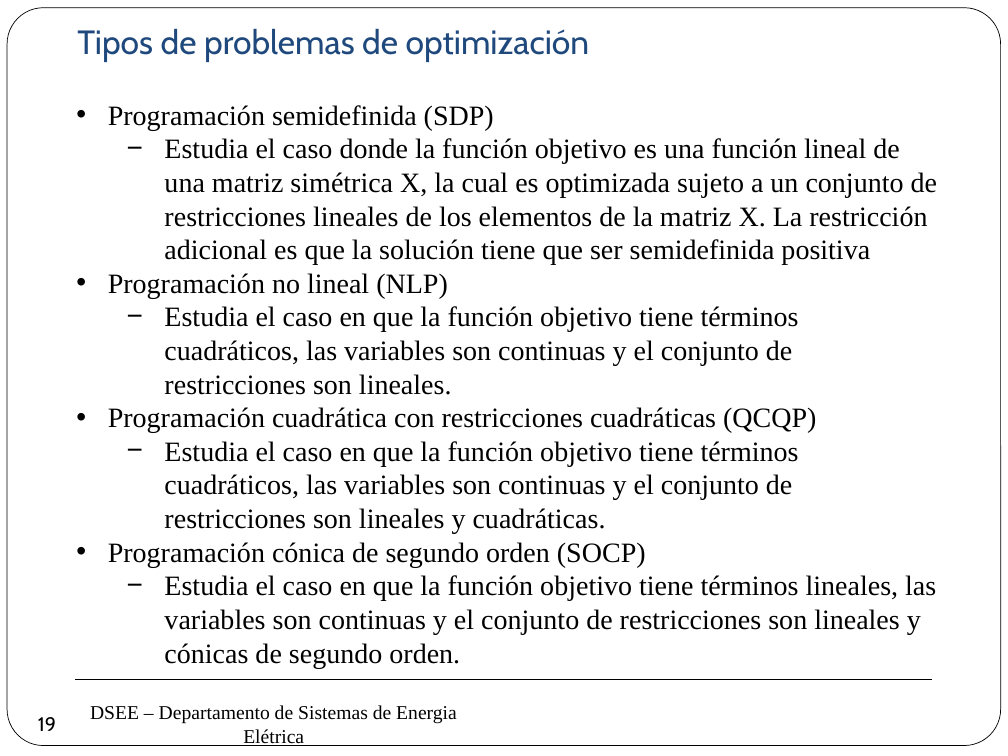
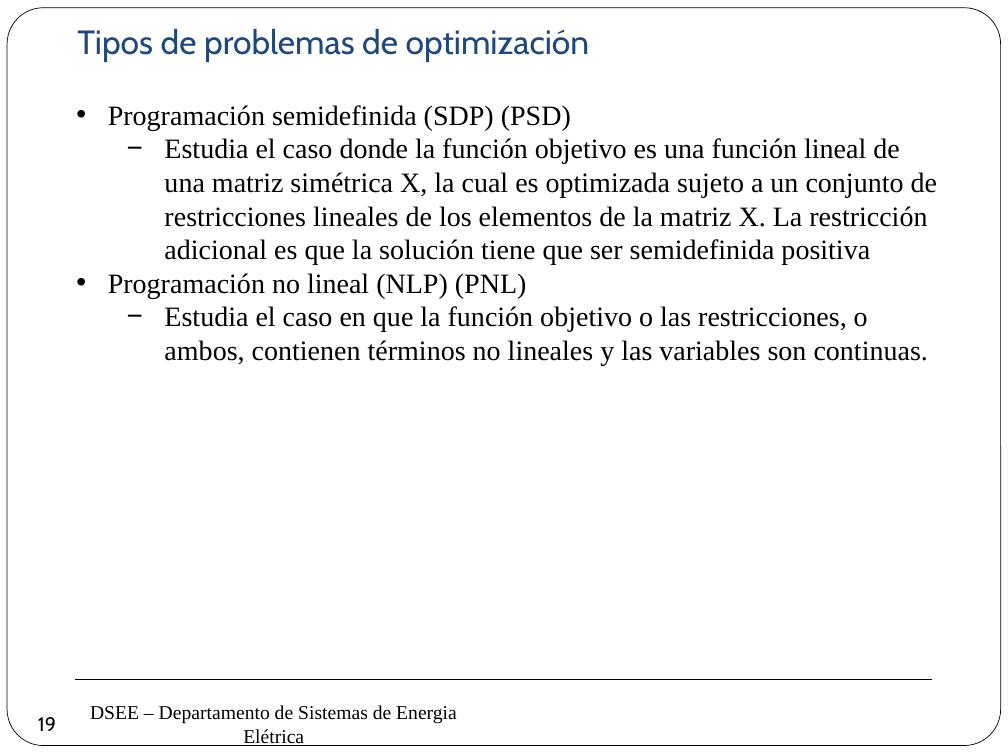
Before and after one commit to erikfilias/Power-Systems-Optimization-using-Julia-Language, a slide deck: slide 19 of 1. Lectures/Introducción a la Optimización aplicada a Sistemas de Energía Eléctrica/Dia 1/2. Modelamiento & Optimizaciónv2.pptx. Drawn at 1008x756 pixels with LibreOffice and Linux fonts; fonts in the diff are those of the drawing; background and template pictures are left out. Boxes give left, top, right and bottom in pixels: in the first picture for what was removed or moved away, otherwise in the second. Text is boxed around its words. In the diff, an @@ line names an element or a change of style, - is before the commit and + after.

```diff
--- a/1. Lectures/Introducción a la Optimización aplicada a Sistemas de Energía Eléctrica/Dia 1/2. Modelamiento & Optimizaciónv2.pptx
+++ b/1. Lectures/Introducción a la Optimización aplicada a Sistemas de Energía Eléctrica/Dia 1/2. Modelamiento & Optimizaciónv2.pptx
@@ text at (108, 105, 571, 130): text changed @@
-• Programación semidefinida (SDP)
+• Programación semidefinida (SDP) (PSD)
@@ text at (108, 273, 928, 365): text changed @@
-• Programación no lineal (NLP)
-  − Estudia el caso en que la función objetivo tiene términos cuadráticos, las variables son continuas y el conjunto de restricciones son lineales.
-• Programación cuadrática con restricciones cuadráticas (QCQP)
-  − Estudia el caso en que la función objetivo tiene términos cuadráticos, las variables son continuas y el conjunto de restricciones son lineales y cuadráticas.
-• Programación cónica de segundo orden (SOCP)
-  − Estudia el caso en que la función objetivo tiene términos lineales, las variables son continuas y el conjunto de restricciones son lineales y cónicas de segundo orden.
+• Programación no lineal (NLP) (PNL)
+  − Estudia el caso en que la función objetivo o las restricciones, o ambos, contienen términos no lineales y las variables son continuas.
```
Also in this commit, not shown: 1 other slide changed, 4 slides added.
